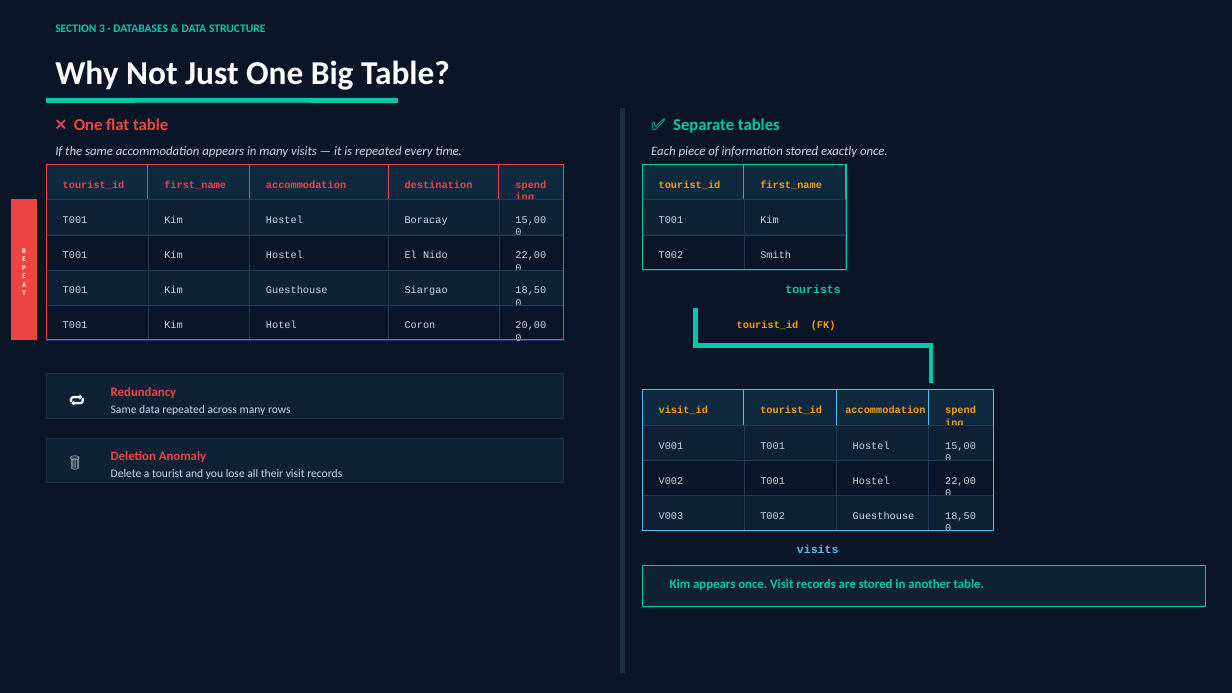
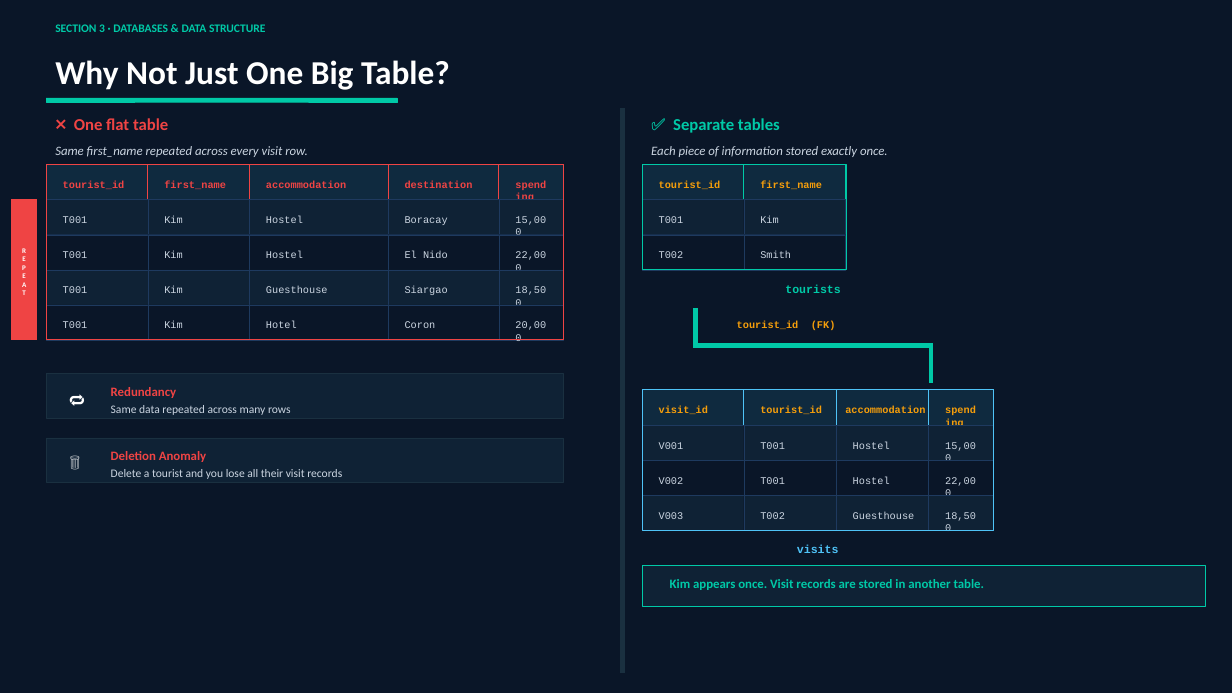
Before and after one commit to rachellvinculado/sql-seminar-nsm2026, a slide deck: slide 15 of SQL_Seminar_Deck_102026.pptx. Drawn at 1232x693 pixels with LibreOffice and Linux fonts; fonts in the diff are those of the drawing. Boxes give left, top, right and bottom in pixels: in the first picture for what was removed or moved away, otherwise in the second. Text is boxed around its words. In the diff, an @@ line names an element or a change of style, - is before the commit and + after.

Commit message:
final touches

```diff
--- a/SQL_Seminar_Deck_102026.pptx
+++ b/SQL_Seminar_Deck_102026.pptx
@@ text at <box>55,146,308,157</box>: text changed @@
-If the same accommodation appears in many visits — it is repeated every time.
+Same first_name repeated across every visit row.
```
